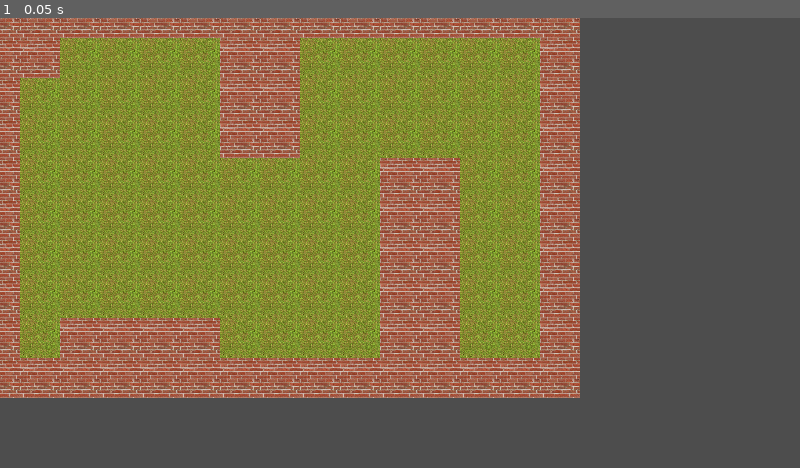
Above: before the commit, frame 1.
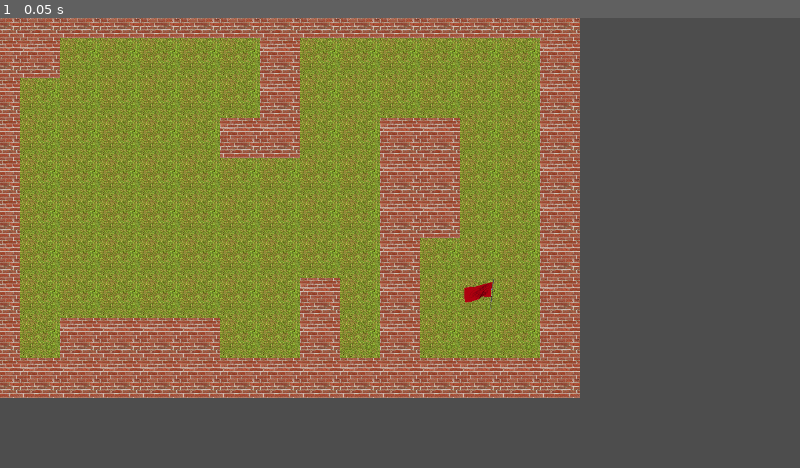
Above: after the commit, the same moment.

Repository: MaxWesterlund/Combombo
Game: Godot game, scene res://Scenes/Levels/Level1.tscn
Same seed, same stepped clock (60 frames per second), same inputs: the game is played once before the commit and once after it. This scene is started directly instead of the project's main scene.
Inputs:
- Up to frame 1 (0.05 s): no input

The runs differ from the first frame. In frame 1, 4.1% of the frame differs, in the area x 27-62%, y 4-76%.

Commit message:
spawn

Diff:
--- /dev/null
+++ b/Scenes/Map/Goal.tscn
@@ -0,0 +1,6 @@
+[gd_scene load_steps=2 format=3 uid="uid://bonjovg4f3ffu"]
+
+[ext_resource type="Texture2D" uid="uid://ducqpm7ob1r6" path="res://Sprites/goal.png" id="1_c1sso"]
+
+[node name="Goal" type="Sprite2D"]
+texture = ExtResource("1_c1sso")
--- /dev/null
+++ b/Scenes/Map/Spawn.tscn
@@ -0,0 +1,6 @@
+[gd_scene load_steps=2 format=3 uid="uid://cqx03ngx8u04l"]
+
+[ext_resource type="Texture2D" uid="uid://g6p0md8ovvkf" path="res://Sprites/grass.png" id="1_wcec4"]
+
+[node name="Spawn" type="Sprite2D"]
+texture = ExtResource("1_wcec4")
--- a/Scenes/Map/map_generator.gd
+++ b/Scenes/Map/map_generator.gd
@@ -4,6 +4,8 @@
 
 var wall = preload("res://Scenes/Map/Wall.tscn")
 var ground = preload("res://Scenes/Map/Floor.tscn")
+var spawn = preload("res://Scenes/Map/Spawn.tscn")
+var goal = preload("res://Scenes/Map/Goal.tscn")
 
 func _ready():
 	var image = Image.new()
@@ -24,4 +26,8 @@
 			return wall
 		Color(0, 1, 0, 1):
 			return ground
+		Color(1, 0, 1, 1):
+			return spawn
+		Color(1, 1, 0, 1):
+			return goal
 	return ground
Binary file changed: Levels/test_level.png
Binary file added: Sprites/goal.png
Not shown, added: Sprites/goal.png.import
